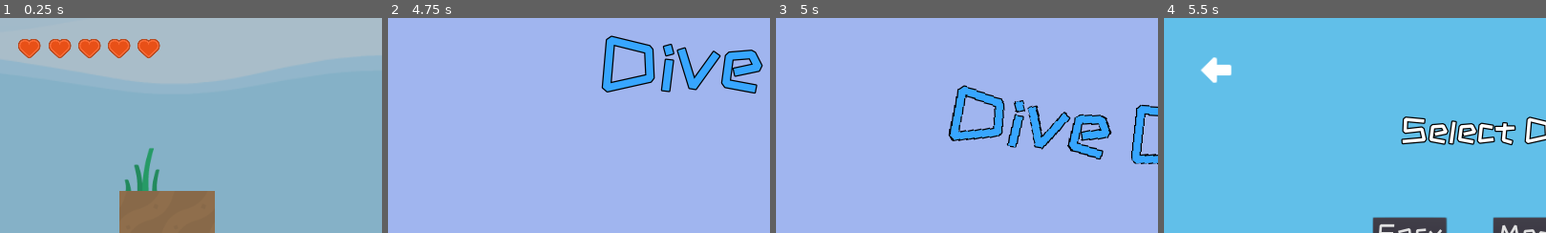
Above: before the commit, frames 1-4 (left to right).
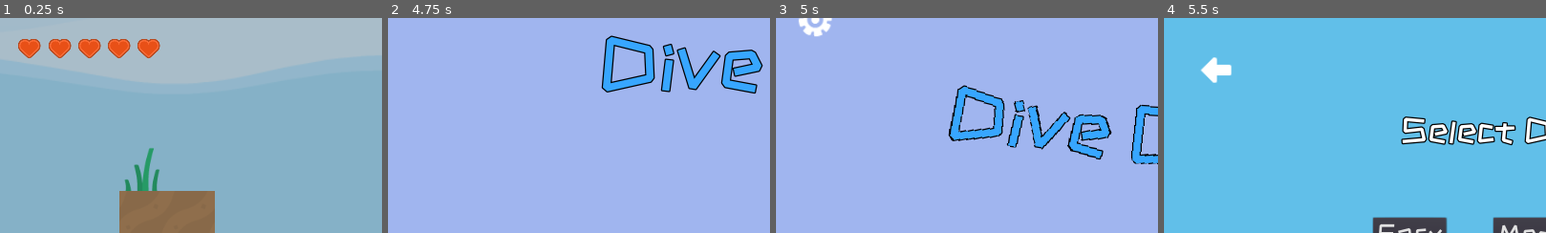
Above: after the commit, the same moments.

Repository: cpvanlue/dive-bug
Game: Godot game, scene res://Level/HardLevel.tscn
Same seed, same stepped clock (60 frames per second), same inputs: the game is played once before the commit and once after it. This scene is started directly instead of the project's main scene.
Inputs:
- Up to frame 1 (0.25 s): no input
- Up to frame 2 (4.75 s): tap Enter (shoot) at 0.5, 0.6, 2.85 s; hold D (right) 0.53-2.03 s; tap Shift (sprint) at 1.35 s; hold A (left) 2.03-3.5 s; tap Space (swim) at 2.1, 2.75 s; click "Main Menu" at 3.5 s; click "Play" at 4.25 s
- Up to frame 3 (5 s): no input
- Up to frame 4 (5.5 s): click "Play" at 5 s
The pictures show only the part of the screen within x 0-50%, y 0-50%; the shares and areas given below are measured in that part.

Frames 1-2 are identical in both runs. In frame 3, 0.5% of the frame differs, in the area x 6-15%, y 0-9%; in frame 4, nothing differs.

Commit message:
Add animation to MainMenu's settings icon

Diff:
--- a/MainMenu/MainMenu.gd
+++ b/MainMenu/MainMenu.gd
@@ -19,11 +19,6 @@
 	$Settings/AnimationPlayer.play("settings")
 
 
-func _on_AnimationPlayer_animation_finished(anim_name: String) -> void:
-	if anim_name == "load":
-		$SettingsButton.visible = true
-
-
 func _on_DifficultySelect_change_music() -> void:
 	var volume = mainMenuTheme.volume_db
 	SoundPlayer.fade(mainMenuTheme.get_node("Tween"), mainMenuTheme, mainMenuTheme.volume_db, -80, Tween.EASE_IN, true, false)
--- a/MainMenu/MainMenu.tscn
+++ b/MainMenu/MainMenu.tscn
@@ -73,6 +73,26 @@
 "update": 0,
 "values": [ 0.0, -20.0575, -41.6872, -16.7432, 1.20926, 15.0635, 32.3582, 16.1069, -0.0927591, -13.3292, -13.3292, 0.0 ]
 }
+tracks/5/type = "bezier"
+tracks/5/path = NodePath("SettingsButton:rect_position:x")
+tracks/5/interp = 1
+tracks/5/loop_wrap = true
+tracks/5/imported = false
+tracks/5/enabled = true
+tracks/5/keys = {
+"points": PoolRealArray( 20, -0.25, 0, 0.25, 0, 20, -0.25, 0, 0.25, 0 ),
+"times": PoolRealArray( 0.5, 1.4 )
+}
+tracks/6/type = "bezier"
+tracks/6/path = NodePath("SettingsButton:rect_position:y")
+tracks/6/interp = 1
+tracks/6/loop_wrap = true
+tracks/6/imported = false
+tracks/6/enabled = true
+tracks/6/keys = {
+"points": PoolRealArray( -100, -0.25, 0, 0.25, 0, 20, -0.25, 0, 0.25, 0 ),
+"times": PoolRealArray( 0.5, 1.4 )
+}
 
 [node name="MainMenu" type="Node2D"]
 script = ExtResource( 2 )
@@ -90,11 +110,11 @@
 anchor_top = 0.5
 anchor_right = 1.0
 anchor_bottom = 0.5
-margin_left = 403.993
-margin_top = -124.611
-margin_right = 944.993
-margin_bottom = 4.38899
-rect_rotation = -6.04235
+margin_left = 361.016
+margin_top = 193.71
+margin_right = 902.016
+margin_bottom = 322.71
+rect_rotation = 1.26968
 rect_pivot_offset = Vector2( -113.553, -69.7693 )
 custom_fonts/font = SubResource( 1 )
 custom_colors/font_color = Color( 0.215686, 0.65098, 1, 1 )
@@ -104,11 +124,11 @@
 }
 
 [node name="PlayButton" type="Button" parent="."]
-margin_left = 24.1931
-margin_top = 412.446
-margin_right = 160.193
-margin_bottom = 486.446
-rect_rotation = -41.6872
+margin_left = 559.147
+margin_top = 398.953
+margin_right = 695.146
+margin_bottom = 472.953
+rect_rotation = -6.6646
 custom_fonts/font = SubResource( 2 )
 text = "Play"
 __meta__ = {
@@ -121,11 +141,8 @@
 anims/load = SubResource( 3 )
 
 [node name="Settings" parent="." instance=ExtResource( 4 )]
-offset = Vector2( -1280, 0 )
-transform = Transform2D( 1, 0, 0, 1, -1280, 0 )
 
 [node name="SettingsButton" type="TextureButton" parent="."]
-visible = false
 margin_left = 20.0
 margin_top = 20.0
 margin_right = 70.0
--- a/PauseMenu/PauseMenu.tscn
+++ b/PauseMenu/PauseMenu.tscn
@@ -109,8 +109,6 @@
 
 [node name="Settings" parent="." instance=ExtResource( 4 )]
 layer = 3
-offset = Vector2( -1280, 0 )
-transform = Transform2D( 1, 0, 0, 1, -1280, 0 )
 
 [connection signal="pressed" from="SettingsButton" to="." method="_on_SettingsButton_pressed"]
 [connection signal="pressed" from="Resume" to="." method="_on_Resume_pressed"]
